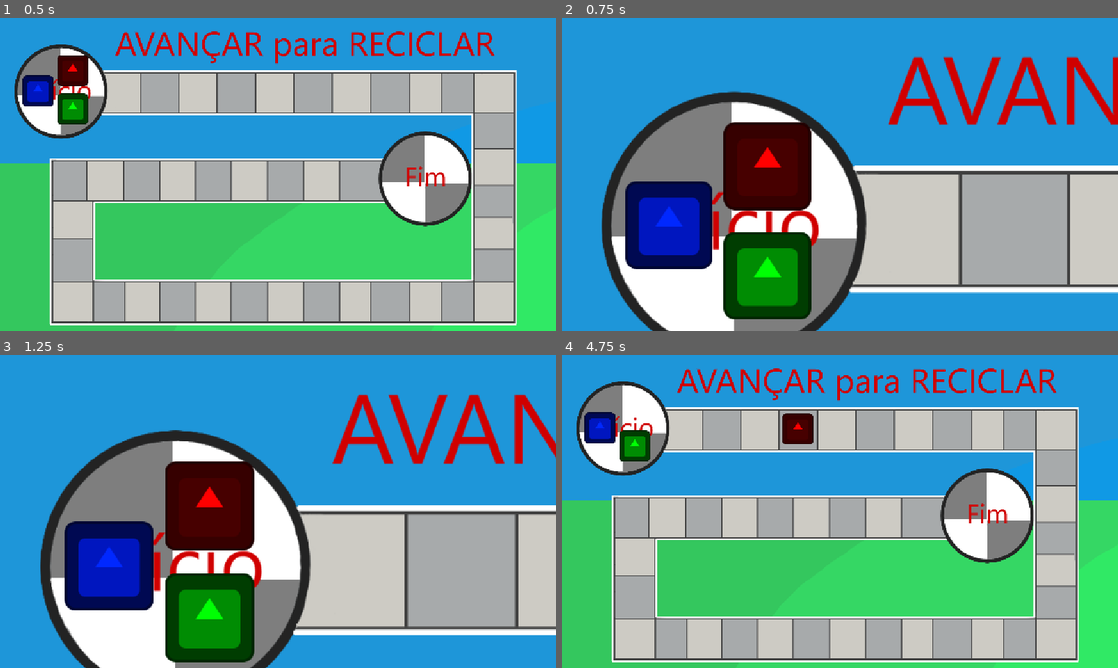
Above: before the commit, frames 1-4 (two rows, left to right).
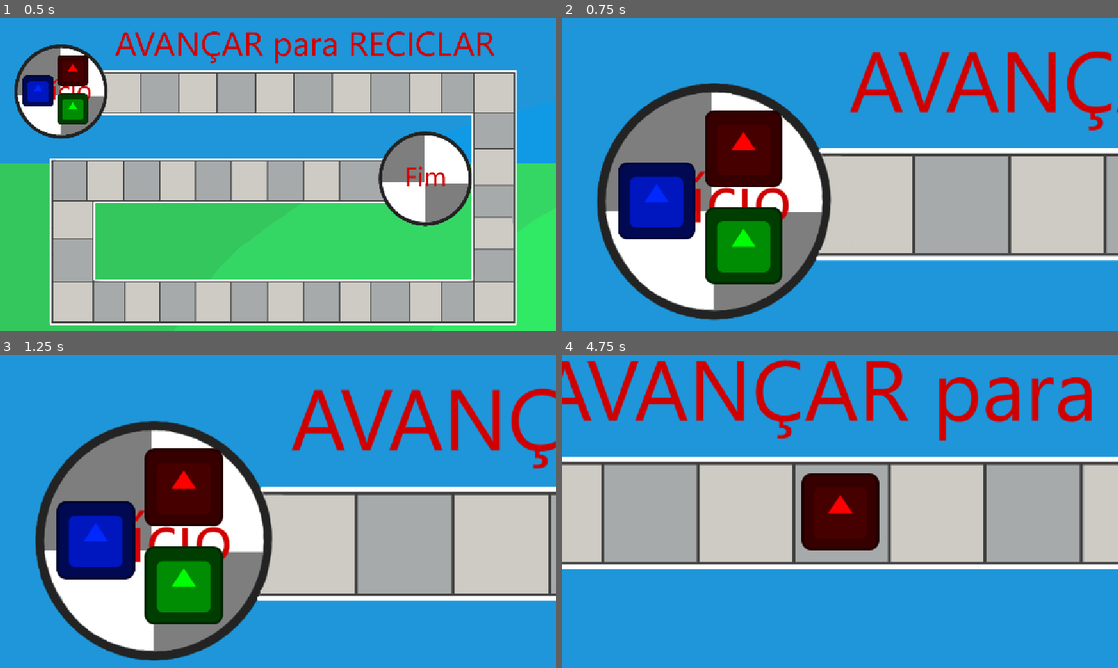
Above: after the commit, the same moments.

Repository: LitheFulminare/avancar-para-reciclar-XP5
Game: Godot game, scene res://Scenes/Game/game_scene.tscn
The game is run twice, just before and just after one commit, with the same random seed, the same clock (stepped at 60 frames per second) and the same inputs. The engine's default icon, where the game draws it, is replaced by a stand-in: a white triangle on a blue panel in a dark square.
Inputs (mouse positions are in pixels of both pictures, inside the frame that each line leads up to):
- Up to frame 1 (0.5 s): no input
- Up to frame 2 (0.75 s): tap Enter at 0.5 s; move the mouse to (962, 158) at 0.52 s; hold Mouse wheel up (Camera zoom in) from 0.53 s (still down)
- Up to frame 3 (1.25 s): keep holding Mouse wheel up (Camera zoom in)
- Up to frame 4 (4.75 s): move the mouse to (728, 527) at 1.27 s; release Mouse wheel up (Camera zoom in) at 1.28 s; tap Mouse wheel down (Camera zoom out) at 1.35 s; tap Space (Confirm) at 2, 3.5 s; move the mouse to (895, 442) at 2.02 s; hold Space (Confirm) 2.03-2.78 s; move the mouse to (812, 574) at 2.77 s; tap S (Move camera down) at 2.85 s; move the mouse to (1006, 558) at 3.52 s; hold A (Move camera left) 3.53-4.28 s; move the mouse to (673, 464) at 4.27 s; tap D (Move camera right) at 4.35 s

Frame 1 is identical in both runs. In frame 2, 45% of the frame differs, in the area x 6-100%, y 10-100%; in frame 3, 47%; in frame 4, 84%, in the area x 0-100%, y 1-100%.

Commit message:
wait to zoom out after player landed

Diff:
--- a/avancar para reciclar/Scripts/Managers/round_manager.gd
+++ b/avancar para reciclar/Scripts/Managers/round_manager.gd
@@ -163,6 +163,7 @@
 	if remaining_distance != 0:
 		move()
 	else:
+		await get_tree().create_timer(1).timeout
 		main_camera.remove_zoom()
 		main_camera.go_to_starting_position()
 		# now no square has a resource/type, so calling this func will throw an error
--- a/avancar para reciclar/Scripts/Map elements/camera drag and zoom.gd
+++ b/avancar para reciclar/Scripts/Map elements/camera drag and zoom.gd
@@ -6,7 +6,7 @@
 var zoom_target: Vector2
 var starting_position: Vector2
 
-var max_zoom: float = 2.85
+var max_zoom: float = 2.5
 
 @export var pan_speed: float = 300
 @export var map_background: Sprite2D
@@ -17,11 +17,11 @@
 	starting_position = global_position
 
 func _process(delta: float) -> void:
-	zoom_with_mouse(delta)
+	zoom_in_and_out(delta)
 	move_with_keyboard(delta)
 
 
-func zoom_with_mouse(delta: float) -> void:
+func zoom_in_and_out(delta: float) -> void:
 	if Input.is_action_pressed("Camera zoom in") && !is_zoom_on_cooldown:
 		zoom_cooldown_timer.start()
 		is_zoom_on_cooldown = true
